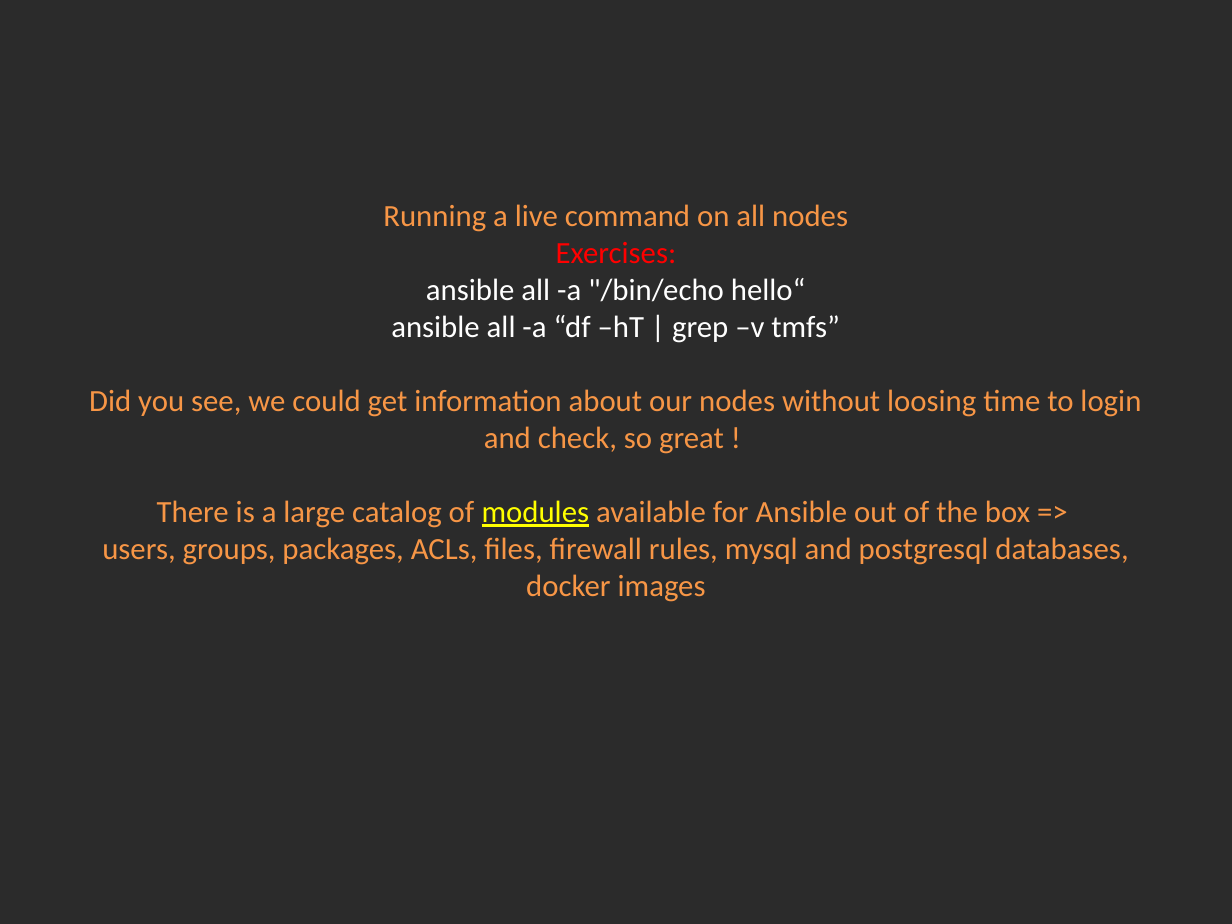
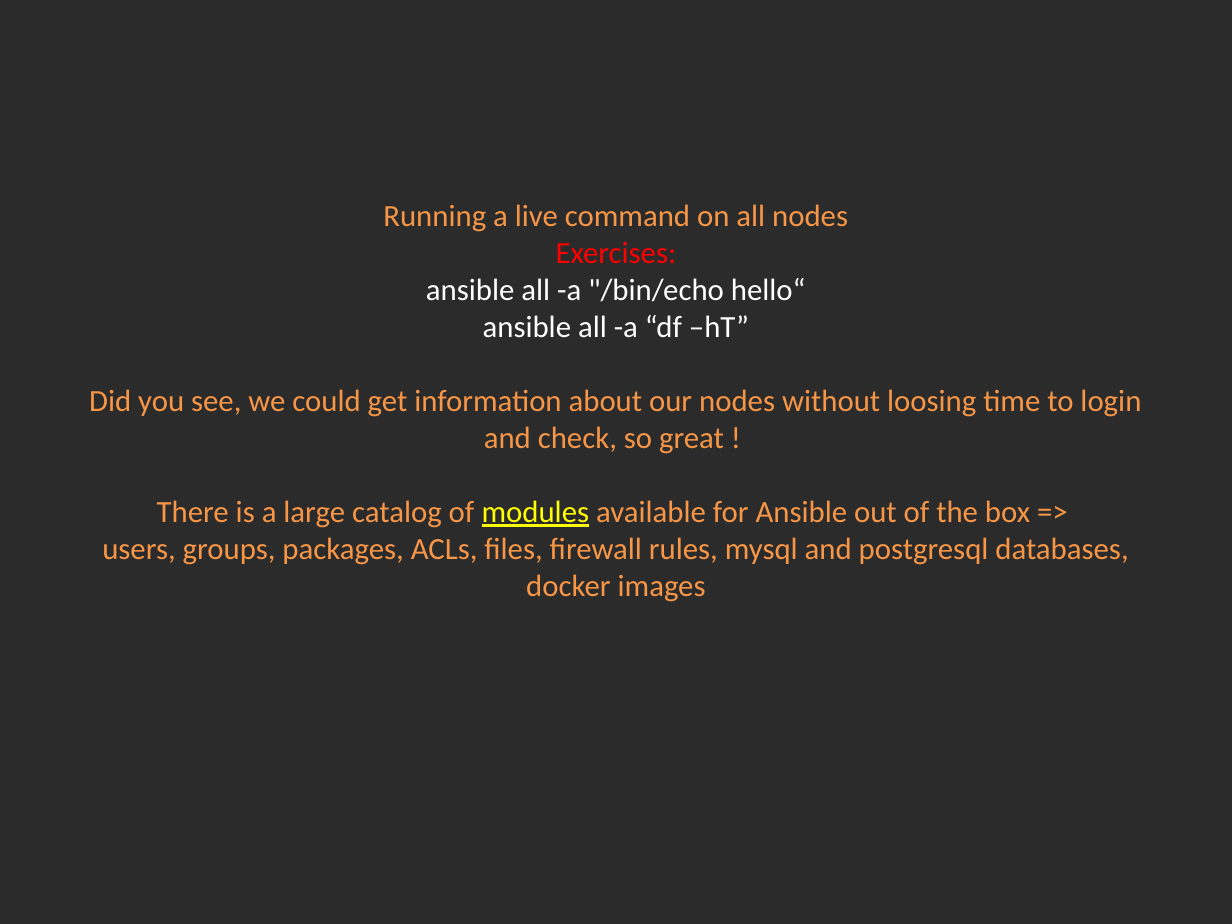
Before and after one commit to Academy-Soft-Intellect/Linux-Course, a slide deck: slide 3 of 16.ConfigurationManagement_With_Ansible/16-Conf_Man_Ansible.pptx (slide 2 before the commit). Drawn at 1232x924 pixels with LibreOffice and Linux fonts; fonts in the diff are those of the drawing; background and template pictures are left out; a plain dark background stands for a picture behind light text. Boxes give left, top, right and bottom in pixels: in the first picture for what was removed or moved away, otherwise in the second. Text is boxed around its words. In the diff, an @@ line names an element or a change of style, - is before the commit and + after.

Commit message:
Ansible.

```diff
--- a/16.ConfigurationManagement_With_Ansible/16-Conf_Man_Ansible.pptx
+++ b/16.ConfigurationManagement_With_Ansible/16-Conf_Man_Ansible.pptx
@@ title at bbox=[89, 204, 1141, 602]: text changed @@
-Running a live command on all nodes
-Exercises:
-ansible all -a "/bin/echo hello“
-ansible all -a “df –hT | grep –v tmfs”
-Did you see, we could get information about our nodes without loosing time to login and check, so great !
-There is a large catalog of modules available for Ansible out of the box =>
-users, groups, packages, ACLs, files, firewall rules, mysql and postgresql databases, docker images
+Running a live command on all nodes
+Exercises:
+ansible all -a "/bin/echo hello“
+ansible all -a “df –hT”
+Did you see, we could get information about our nodes without loosing time to login and check, so great !
+There is a large catalog of modules available for Ansible out of the box =>
+users, groups, packages, ACLs, files, firewall rules, mysql and postgresql databases, docker images
```
Also in this commit, not shown: 3 other slides changed.
